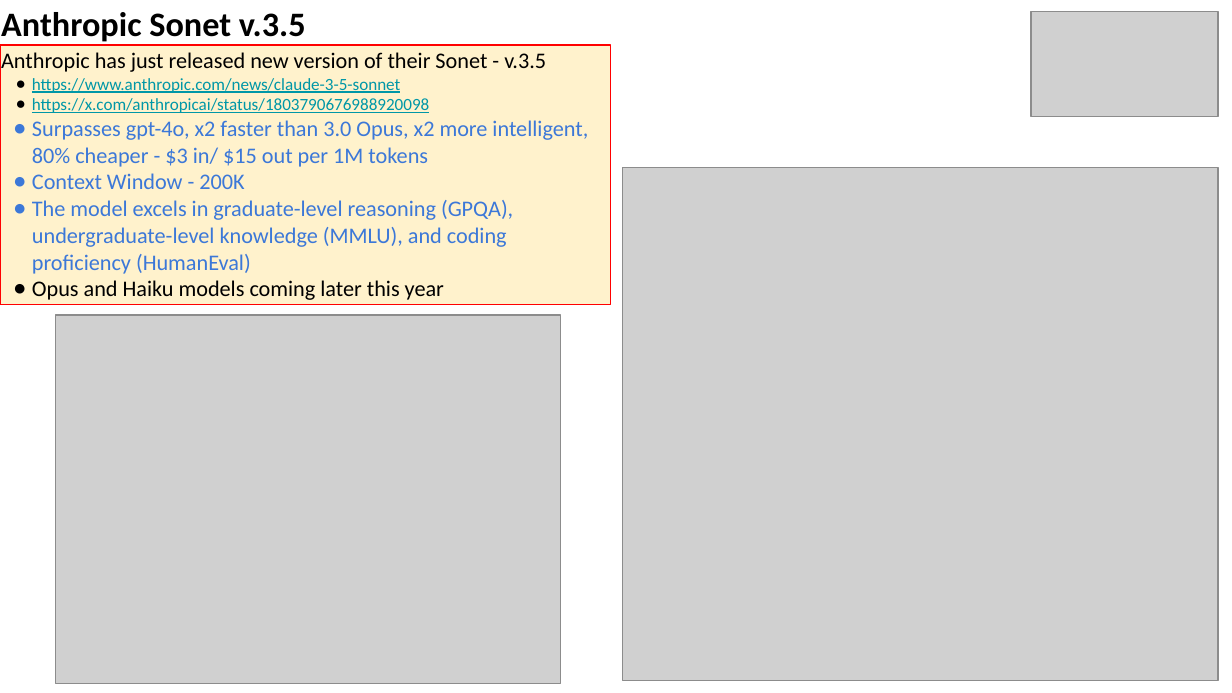
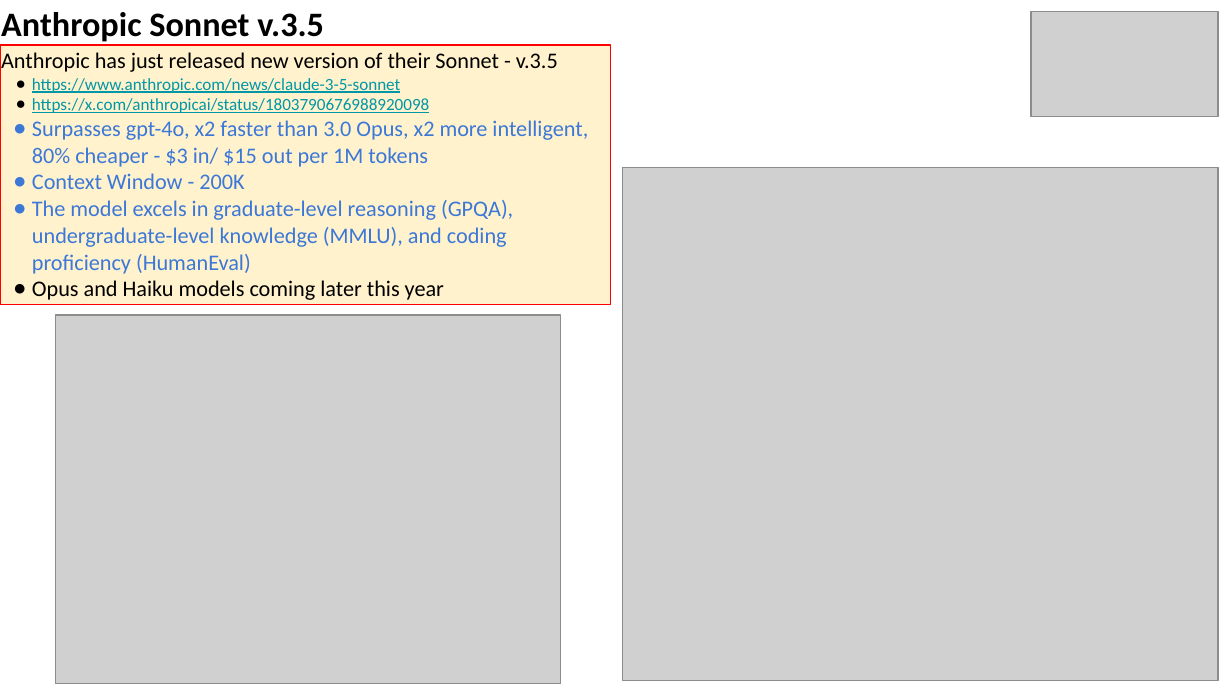
Before and after one commit to lselector/seminar, a slide deck: slide 2 of 2024/2024-06-21-AI-Updates.pptx. Drawn at 1232x693 pixels with LibreOffice and Linux fonts; fonts in the diff are those of the drawing; grey boxes stand for pictures. Boxes give left, top, right and bottom in pixels: in the first picture for what was removed or moved away, otherwise in the second. Text is boxed around its words. In the diff, an @@ line names an element or a change of style, - is before the commit and + after.

```diff
--- a/2024/2024-06-21-AI-Updates.pptx
+++ b/2024/2024-06-21-AI-Updates.pptx
@@ text at (x1=1, y1=12, x2=324, y2=45): text changed @@
-Anthropic Sonet v.3.5
+Anthropic Sonnet v.3.5
@@ text in rectangle at (x1=1, y1=52, x2=558, y2=72): text changed @@
-Anthropic has just released new version of their Sonet - v.3.5
+Anthropic has just released new version of their Sonnet - v.3.5
```
Also in this commit, not shown: 4 other slides changed, 5 slides added, 1 slide removed.
